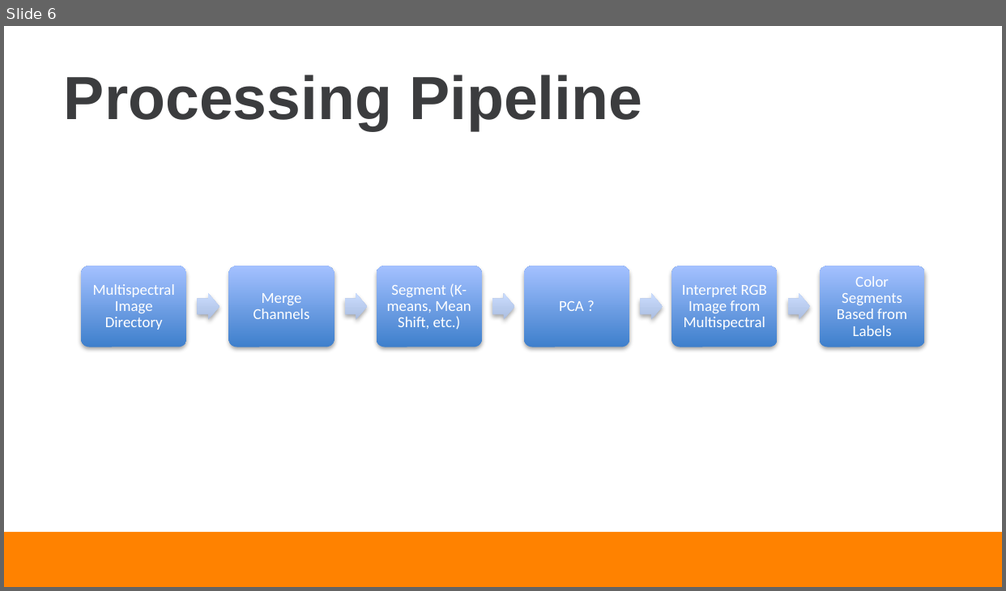
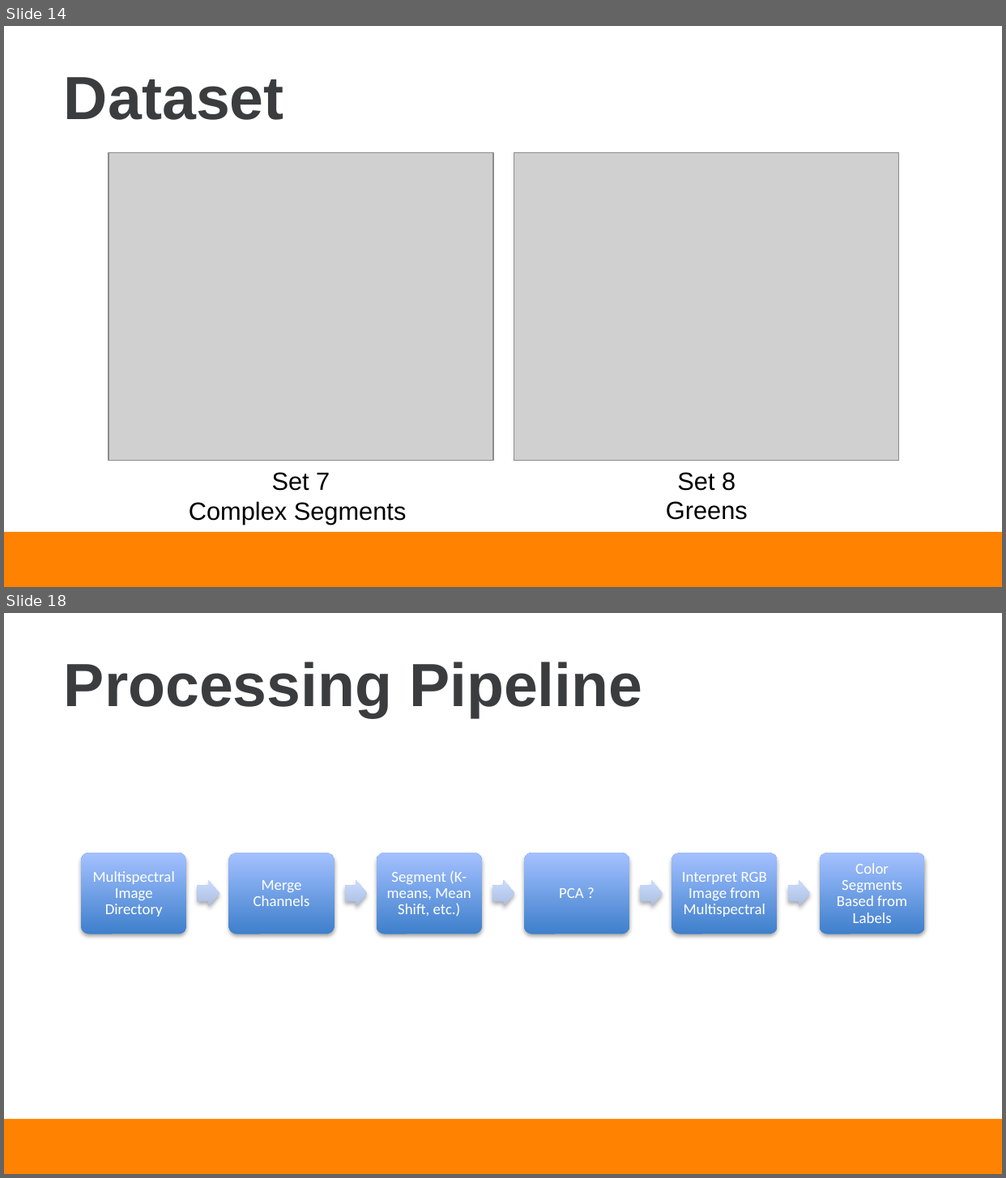
Before and after one commit to dcc3/ECE491_Final_Project, a slide deck: Documentation/Cornett_Leach_Presentation.pptx. Shown one above the other, each under a label of ours: slide 6 before the commit, slides 14 and 18 after it; the slides between them are not shown. The pictures are 1006x591 and 1006x1178 pixels, drawn with LibreOffice and Linux fonts; fonts in the diff are those of the drawing; grey boxes stand for pictures; background and template pictures are left out. Boxes give left, top, right and bottom in pixels: in the first picture for what was removed or moved away, otherwise in the second. Text is boxed around its words. In the diff, an @@ line names an element or a change of style, - is before the commit and + after.

```diff
--- a/Documentation/Cornett_Leach_Presentation.pptx
+++ b/Documentation/Cornett_Leach_Presentation.pptx
@@ slide 14 added at bbox=[4, 26, 1002, 587], background #FFFFFF; not listed: 1 template element that a slide beside it also shows @@
@@ title added at bbox=[64, 77, 284, 120], 44 pt, text #3B3C3E, bold @@
+Dataset
@@ picture added at bbox=[108, 152, 494, 460] @@
@@ picture added at bbox=[514, 152, 899, 460] @@
@@ text added at bbox=[189, 472, 407, 524], 18 pt, text #000000 @@
+Set 7
+Complex Segments
@@ text added at bbox=[666, 472, 748, 520], 18 pt, text #000000 @@
+Set 8
+Greens
@@ what was slide 6 is now slide 18 @@
```
Also in this commit, not shown: 2 slides changed, 16 other slides added, 2 slides removed, 22 other files.
